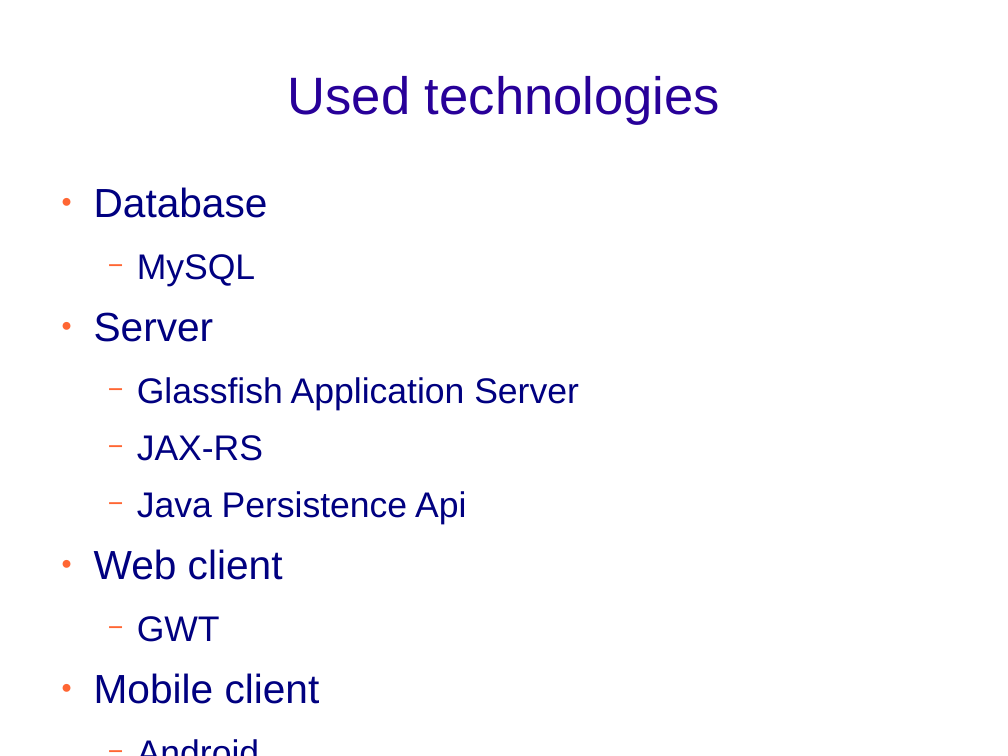
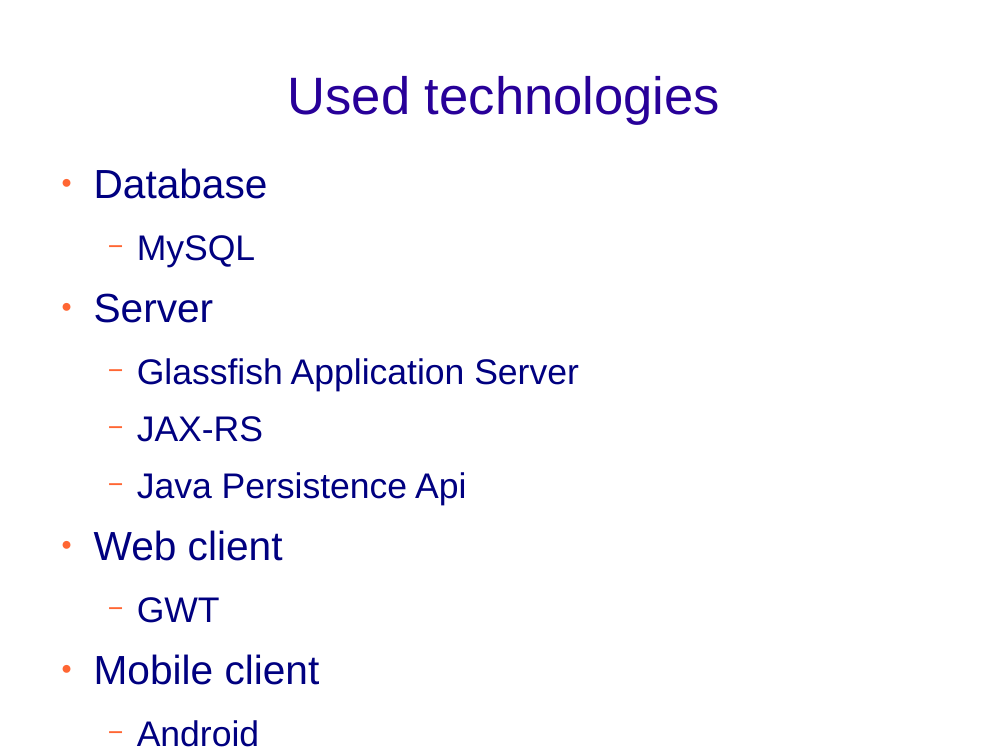
Before and after one commit to luhmirin-s/PFM, a slide deck: slide 7 of DOCS/presentation.odp (slide 6 before the commit). Drawn at 1008x756 pixels with LibreOffice and Linux fonts; fonts in the diff are those of the drawing; background and template pictures are left out. Boxes give left, top, right and bottom in pixels: in the first picture for what was removed or moved away, otherwise in the second. Text is boxed around its words. In the diff, an @@ line names an element or a change of style, - is before the commit and + after.

Commit message:
presentation

```diff
--- a/DOCS/presentation.odp
+++ b/DOCS/presentation.odp
@@ text "Database" rewrapped from (94, 187, 579, 704) to (94, 168, 579, 747) @@
```
Also in this commit, not shown: 14 other slides changed, 1 slide added.
